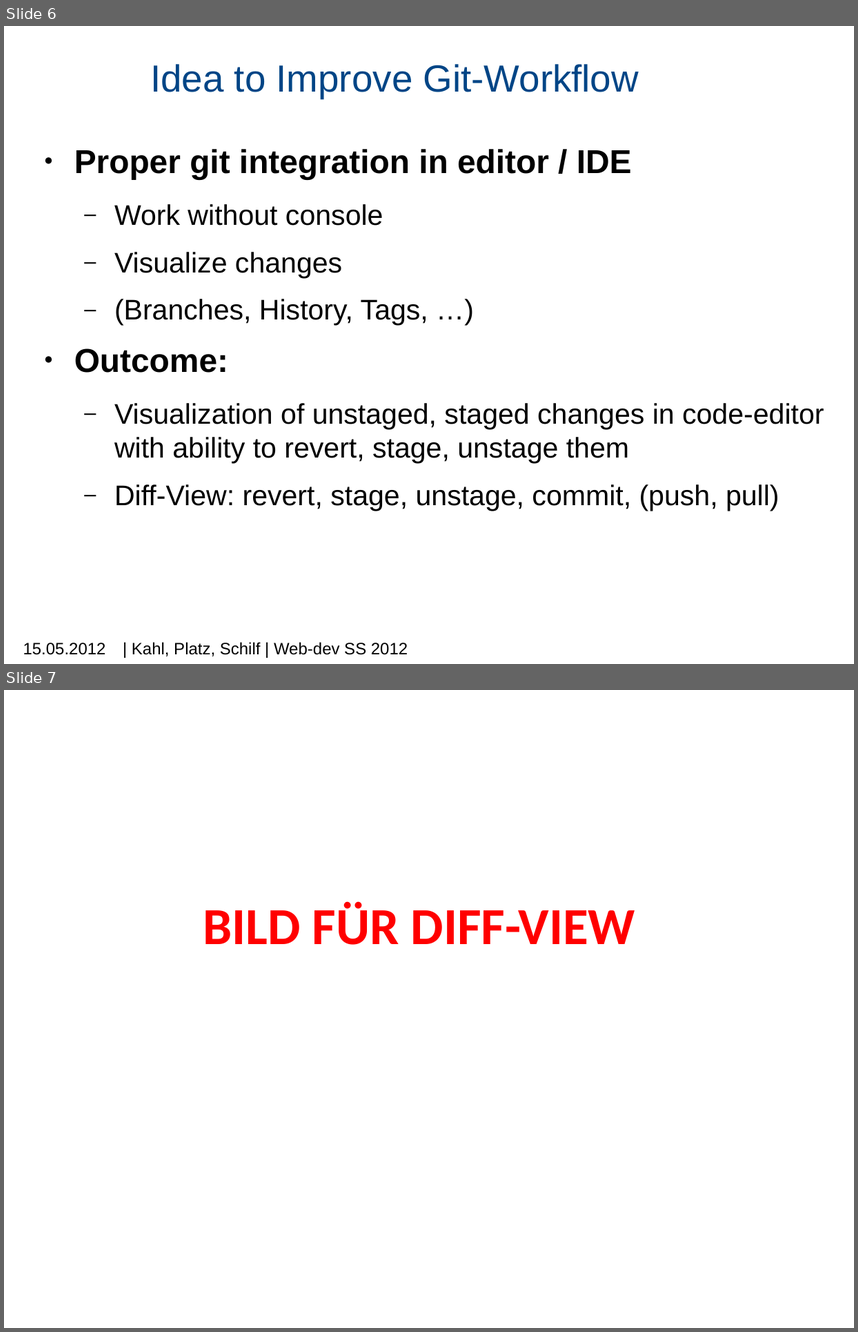
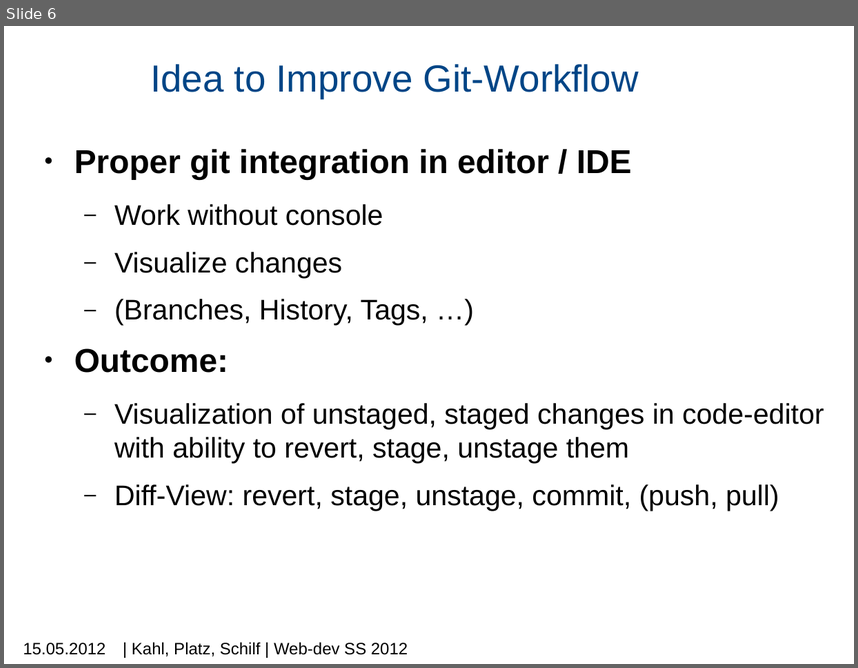
Before and after one commit to machisuji/webdev-spm, a slide deck: seminar/presentation/mps-c9.pptx. Shown one above the other, each under a label of ours: slides 6 and 7 before the commit, slide 6 after it. The pictures are 858x1332 and 858x668 pixels, drawn with LibreOffice and Linux fonts; fonts in the diff are those of the drawing; background and template pictures are left out. Boxes give left, top, right and bottom in pixels: in the first picture for what was removed or moved away, otherwise in the second. Text is boxed around its words. In the diff, an @@ line names an element or a change of style, - is before the commit and + after.

```diff
--- a/seminar/presentation/mps-c9.pptx
+++ b/seminar/presentation/mps-c9.pptx
@@ slide 7 removed at bbox=[4, 690, 854, 1328], background picture (left out) @@
@@ text removed at bbox=[203, 901, 635, 945] @@
-BILD FÜR DIFF-VIEW
```
Also in this commit, not shown: 1 slide changed, 2 slides added.
